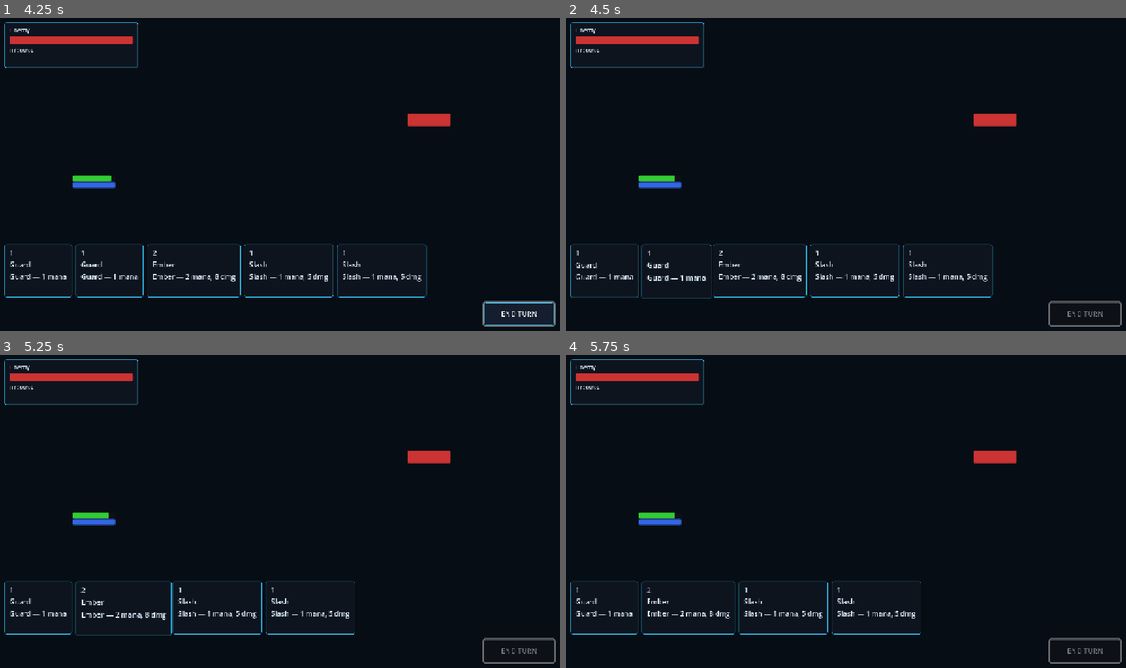
Above: before the commit, frames 1-4 (two rows, left to right).
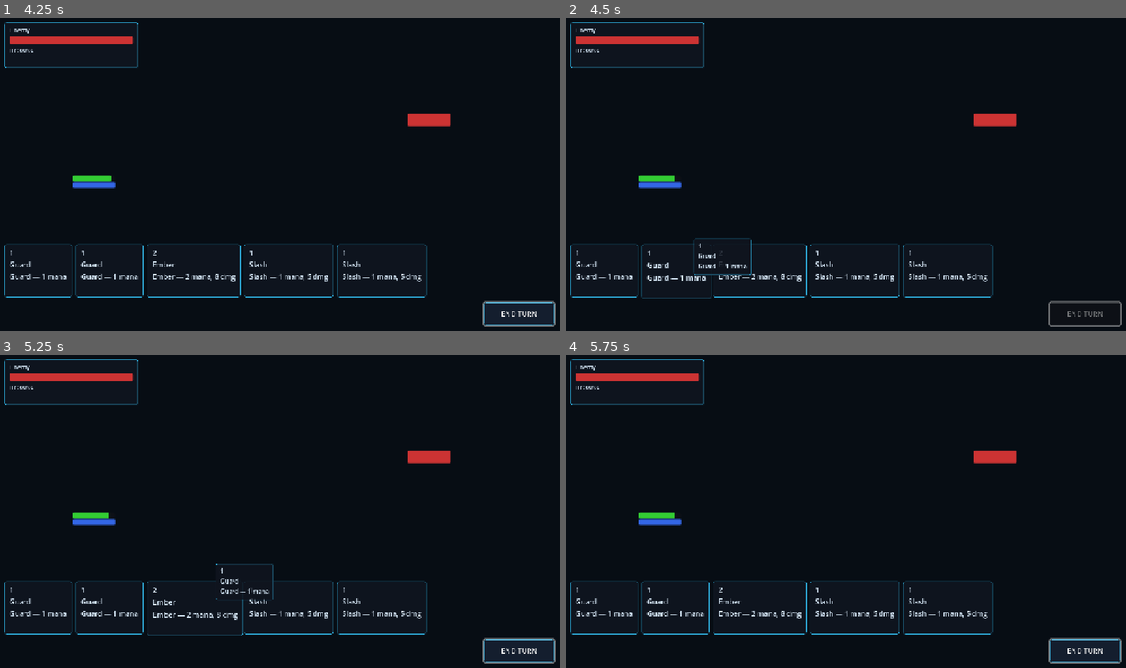
Above: after the commit, the same moments.

Repository: ruizeduardo8506/zero-g
Game: Godot game, scene res://scenes/combat/CombatScene.tscn
Two runs of this game, one before a commit and one after it. Both use one fixed random seed, a clock stepped at 60 frames per second and the inputs below.
Inputs (mouse positions are in pixels of both pictures, inside the frame that each line leads up to):
- Up to frame 1 (4.25 s): click "END TURN" at 0.5 s; tap Enter (ui_accept) at 1.25, 2.75 s; drag from (95, 199) to (431, 140) at 1.27 s; drag from (95, 180) to (431, 140) at 2.02 s; hold Right (ui_right) 2.78-3.5 s; hold Enter (ui_accept) 2.78-3.5 s; click (431, 140) at 2.92 s; drag from (431, 121) to (112, 127) at 3.52 s
- Up to frame 2 (4.5 s): tap Enter (ui_accept) at 4.25 s; drag from (605, 271) to (874, 174) at 4.27 s
- Up to frame 3 (5.25 s): drag from (112, 608) to (431, 477) at 5.02 s
- Up to frame 4 (5.75 s): no input

Frame 1 is identical in both runs. In frame 2, 0.4% of the frame differs, in the area x 0-34%, y 70-90%; in frame 3, 1.9%, in the area x 13-99%, y 66-99%; in frame 4, 1.5%.

Commit message:
Add InputManager plus drag-drop and controller card targeting.
Co-authored-by: Cursor <cursoragent@cursor.com>

Diff:
--- /dev/null
+++ b/autoloads/input_manager.gd
@@ -0,0 +1,43 @@
+extends Node
+
+## Detects active input device and notifies UI (PC / touch / Steam Deck).
+## Switch on first concrete event from the other family — not mouse motion alone.
+
+signal input_method_changed(using_controller: bool)
+
+@export var is_using_controller: bool = false
+
+## Ignore tiny stick noise so handheld drift does not flip modes.
+const JOY_MOTION_DEADZONE: float = 0.25
+
+
+func _input(event: InputEvent) -> void:
+	if _is_controller_event(event):
+		if not is_using_controller:
+			is_using_controller = true
+			print("Switched to Controller")
+			input_method_changed.emit(true)
+		return
+
+	if _is_pointer_or_keyboard_event(event):
+		if is_using_controller:
+			is_using_controller = false
+			print("Switched to Mouse/Touch")
+			input_method_changed.emit(false)
+
+
+func _is_controller_event(event: InputEvent) -> bool:
+	if event is InputEventJoypadButton:
+		return true
+	if event is InputEventJoypadMotion:
+		var motion: InputEventJoypadMotion = event
+		return absf(motion.axis_value) >= JOY_MOTION_DEADZONE
+	return false
+
+
+func _is_pointer_or_keyboard_event(event: InputEvent) -> bool:
+	return (
+		event is InputEventKey
+		or event is InputEventMouseButton
+		or event is InputEventScreenTouch
+	)
--- a/project.godot
+++ b/project.godot
@@ -23,6 +23,7 @@
 [autoload]
 
 EventBus="*res://scripts/autoload/event_bus.gd"
+InputManager="*res://autoloads/input_manager.gd"
 GameManager="*res://autoloads/game_manager.gd"
 InventoryManager="*res://autoloads/inventory_manager.gd"
 DeckManager="*res://autoloads/deck_manager.gd"
--- a/scripts/autoload/combat_state_machine.gd
+++ b/scripts/autoload/combat_state_machine.gd
@@ -2,6 +2,7 @@
 
 ## Global combat phase controller (autoload).
 ## Owns turn/phase flow, Fatigue → player entity, and card Action Resolution / targeting.
+## Mouse/touch: drag-drop resolves with a concrete target. Controller: cycle targets then confirm.
 
 const CombatEntityScript = preload("res://scripts/combat/combat_entity.gd")
 
@@ -33,8 +34,11 @@
 ## Phase-2 player CombatEntity registered by the combat scene / controller.
 var active_player_entity: Node2D = null
 
-## Card awaiting a clicked target during WAITING_FOR_TARGET.
+## Card awaiting a target during WAITING_FOR_TARGET.
 var pending_card: Resource = null
+## Controller targeting cycle.
+var valid_targets: Array[Node] = []
+var current_target_index: int = 0
 
 var _applying_fatigue: bool = false
 var _resolving_card: bool = false
@@ -54,19 +58,19 @@
 func start_combat() -> void:
 	turn_number = 0
 	is_player_turn = true
-	pending_card = null
+	_clear_targeting_state()
 	_transition_to(Phase.SETUP)
 
 
 func end_combat(victory: bool) -> void:
-	pending_card = null
+	_clear_targeting_state()
 	_transition_to(Phase.VICTORY if victory else Phase.DEFEAT)
 
 
 func begin_player_turn() -> void:
 	is_player_turn = true
 	turn_number += 1
-	pending_card = null
+	_clear_targeting_state()
 	_transition_to(Phase.TURN_START)
 
 
@@ -79,13 +83,13 @@
 
 
 func end_player_turn() -> void:
-	pending_card = null
+	_clear_targeting_state()
 	_transition_to(Phase.TURN_END)
 
 
 func begin_enemy_turn() -> void:
 	is_player_turn = false
-	pending_card = null
+	_clear_targeting_state()
 	_transition_to(Phase.ENEMY_TURN)
 
 
@@ -93,12 +97,35 @@
 	turn_number = 0
 	is_player_turn = true
 	active_player_entity = null
-	pending_card = null
+	_clear_targeting_state()
 	_transition_to(Phase.INACTIVE)
 
 
-## Card committed from hand — enter targeting instead of auto-resolving.
-func _on_card_played(card_data: Resource, _target: Node) -> void:
+func _input(event: InputEvent) -> void:
+	if current_phase != Phase.WAITING_FOR_TARGET:
+		return
+	if pending_card == null:
+		return
+
+	if event.is_action_pressed("ui_left"):
+		_cycle_target(-1)
+		get_viewport().set_input_as_handled()
+	elif event.is_action_pressed("ui_right"):
+		_cycle_target(1)
+		get_viewport().set_input_as_handled()
+	elif event.is_action_pressed("ui_accept"):
+		if valid_targets.is_empty():
+			return
+		var chosen: Node = valid_targets[current_target_index]
+		_resolve_card_on_target(chosen)
+		get_viewport().set_input_as_handled()
+	elif event.is_action_pressed("ui_cancel"):
+		_cancel_pending_card()
+		get_viewport().set_input_as_handled()
+
+
+## Card committed from hand.
+func _on_card_played(card_data: Resource, target: Node) -> void:
 	if _resolving_card:
 		return
 	if current_phase != Phase.PLAYER_MAIN:
@@ -106,20 +133,112 @@
 	if card_data == null:
 		return
 
+	# Controller: always enter explicit target cycling (ignore drag target).
+	if InputManager.is_using_controller:
+		_begin_controller_targeting(card_data)
+		return
+
+	# Mouse / touch: drag-drop provides the target and resolves immediately.
 	pending_card = card_data
+	if (
+		target != null
+		and is_instance_valid(target)
+		and target.has_method("take_damage")
+		and target.has_method("heal")
+	):
+		_transition_to(Phase.WAITING_FOR_TARGET)
+		_resolve_card_on_target(target)
+		return
+
+	# Fallback click-to-target (no drag).
 	_transition_to(Phase.WAITING_FOR_TARGET)
 	EventBus.targeting_started.emit(card_data)
-	var card_name: String = _resolve_card_name(card_data)
-	EventBus.combat_log.emit("Select a target for %s." % card_name)
-
-
-## Manual targeting — resolve pending card against the clicked combatant.
+	EventBus.combat_log.emit("Select a target for %s." % _resolve_card_name(card_data))
+
+
+func _begin_controller_targeting(card_data: Resource) -> void:
+	pending_card = card_data
+	_populate_valid_targets(card_data)
+	current_target_index = 0
+	_transition_to(Phase.WAITING_FOR_TARGET)
+	EventBus.targeting_started.emit(card_data)
+	if valid_targets.is_empty():
+		EventBus.combat_log.emit("No valid targets for %s." % _resolve_card_name(card_data))
+		_cancel_pending_card()
+		return
+	_emit_current_target_hovered()
+	EventBus.combat_log.emit(
+		"Targeting %s — D-pad to cycle, A/Confirm to cast, B/Cancel to abort."
+		% _resolve_card_name(card_data)
+	)
+
+
+func _populate_valid_targets(card_data: Resource) -> void:
+	valid_targets.clear()
+	var tree: SceneTree = get_tree()
+	if tree == null:
+		return
+	var group_name: String = ENEMIES_GROUP
+	if _is_healing_or_defensive_card(card_data):
+		group_name = PLAYER_GROUP
+	var nodes: Array[Node] = tree.get_nodes_in_group(group_name)
+	for node: Node in nodes:
+		if not is_instance_valid(node):
+			continue
+		if node.has_method("is_alive") and not bool(node.call("is_alive")):
+			continue
+		valid_targets.append(node)
+
+
+func _is_healing_or_defensive_card(card_data: Resource) -> bool:
+	return _resolve_card_heal(card_data) > 0
+
+
+func _cycle_target(direction: int) -> void:
+	if valid_targets.is_empty():
+		return
+	var size: int = valid_targets.size()
+	current_target_index = (current_target_index + direction) % size
+	if current_target_index < 0:
+		current_target_index += size
+	_emit_current_target_hovered()
+
+
+func _emit_current_target_hovered() -> void:
+	if valid_targets.is_empty():
+		return
+	if current_target_index < 0 or current_target_index >= valid_targets.size():
+		current_target_index = 0
+	var target: Node = valid_targets[current_target_index]
+	if is_instance_valid(target):
+		EventBus.target_hovered.emit(target)
+
+
+func _cancel_pending_card() -> void:
+	var cancelled: Resource = pending_card
+	_clear_targeting_state()
+	_transition_to(Phase.PLAYER_MAIN)
+	if cancelled != null:
+		EventBus.card_play_cancelled.emit(cancelled)
+		EventBus.combat_log.emit("Cancelled %s." % _resolve_card_name(cancelled))
+
+
+## Manual mouse/touch click targeting while WAITING_FOR_TARGET.
 func _on_entity_clicked(target: CombatEntity) -> void:
 	if current_phase != Phase.WAITING_FOR_TARGET:
 		return
 	if pending_card == null or target == null:
 		return
+	# Controller mode uses D-pad + ui_accept instead of free clicks.
+	if InputManager.is_using_controller:
+		return
+	_resolve_card_on_target(target)
+
+
+func _resolve_card_on_target(target: Node) -> void:
 	if _resolving_card:
+		return
+	if pending_card == null or target == null:
 		return
 
 	_resolving_card = true
@@ -135,28 +254,33 @@
 		print("Not enough mana!")
 		EventBus.combat_log.emit("Not enough mana!")
 		_resolving_card = false
-		pending_card = null
+		_clear_targeting_state()
 		_transition_to(Phase.PLAYER_MAIN)
 		return
 
-	# Keep ManaPool / HUD in sync with entity mana after spend.
 	if "current_mana" in player and "max_mana" in player:
 		EventBus.mana_updated.emit(int(player.get("current_mana")), int(player.get("max_mana")))
 
+	var target_id: String = str(target.get("entity_id")) if "entity_id" in target else target.name
 	var heal: int = _resolve_card_heal(card)
 	if heal > 0 and target.has_method("heal"):
-		target.heal(heal)
-		EventBus.combat_log.emit("Healed %s for %d HP." % [target.entity_id, heal])
+		target.call("heal", heal)
+		EventBus.combat_log.emit("Healed %s for %d HP." % [target_id, heal])
 
 	var damage: int = _resolve_card_damage(card)
 	if damage > 0 and target.has_method("take_damage"):
-		target.take_damage(damage)
-		EventBus.combat_log.emit("Dealt %d damage to %s." % [damage, target.entity_id])
-
+		target.call("take_damage", damage)
+		EventBus.combat_log.emit("Dealt %d damage to %s." % [damage, target_id])
+
+	_clear_targeting_state()
+	_resolving_card = false
+	_transition_to(Phase.PLAYER_MAIN)
+
+
+func _clear_targeting_state() -> void:
 	pending_card = null
-	_resolving_card = false
-	# Return to player turn (PLAYER_MAIN).
-	_transition_to(Phase.PLAYER_MAIN)
+	valid_targets.clear()
+	current_target_index = 0
 
 
 func _resolve_mana_cost(card_data: Resource, player: Node) -> int:
--- a/scripts/autoload/event_bus.gd
+++ b/scripts/autoload/event_bus.gd
@@ -12,6 +12,7 @@
 ## `target` is the combat Node chosen for the card; null when untargeted / pending.
 signal card_played(card: Resource, target: Node)
 signal targeting_started(card_data: Resource)
+signal card_play_cancelled(card: Resource)
 signal deck_shuffled()
 signal hand_discarded()
 signal hand_updated(hand: Array[CardData])
--- a/scripts/combat/combat_controller.gd
+++ b/scripts/combat/combat_controller.gd
@@ -16,6 +16,8 @@
 	player.mana.mana_changed.connect(_on_mana_changed)
 	player.deck.card_drawn.connect(_on_card_drawn)
 	player.deck.card_played.connect(_on_card_played)
+	EventBus.card_played.connect(_on_event_bus_card_played)
+	EventBus.card_play_cancelled.connect(_on_card_play_cancelled)
 
 
 func start_combat(deck_cards: Array[CardData]) -> void:
@@ -40,11 +42,30 @@
 	if player.deck.hand.find(card) < 0:
 		return false
 	EventBus.card_played.emit(card, null)
-	if not player.deck.play_card(card):
-		return false
+	# Hand consumption is handled in _on_event_bus_card_played.
+	return true
+
+
+func _on_event_bus_card_played(card: Resource, _target: Node) -> void:
+	if not (card is CardData):
+		return
+	var card_data: CardData = card as CardData
+	if player.deck.hand.find(card_data) < 0:
+		return
+	if not player.deck.play_card(card_data):
+		return
 	player.cards_played_this_turn += 1
-	# Mana is spent when a target is clicked (WAITING_FOR_TARGET → resolve).
-	return true
+
+
+func _on_card_play_cancelled(card: Resource) -> void:
+	if not (card is CardData):
+		return
+	var card_data: CardData = card as CardData
+	if not player.deck.return_card_to_hand(card_data):
+		return
+	player.cards_played_this_turn = maxi(0, player.cards_played_this_turn - 1)
+	# Re-spawn hand visual for the restored card.
+	EventBus.card_drawn.emit(card_data, player.display_name)
 
 
 func _can_afford_via_entity(card: CardData) -> bool:
--- a/scripts/deck/deck_manager.gd
+++ b/scripts/deck/deck_manager.gd
@@ -56,6 +56,18 @@
 	return true
 
 
+## Undo a play (e.g. controller targeting cancelled) — burn → hand.
+func return_card_to_hand(card: CardData) -> bool:
+	var index: int = burn_pile.find(card)
+	if index < 0:
+		return false
+	burn_pile.remove_at(index)
+	hand.append(card)
+	hand_changed.emit(hand)
+	_emit_pile_state()
+	return true
+
+
 func reshuffle_from_burn(apply_fatigue: bool = true) -> void:
 	if burn_pile.is_empty():
 		return
--- a/scripts/ui/card_visual.gd
+++ b/scripts/ui/card_visual.gd
@@ -2,9 +2,11 @@
 extends PanelContainer
 
 ## Single-card UI widget. Bind labels/background in the editor, then call setup().
+## Supports click-to-target and mouse/touch drag-and-drop onto EntityUI.
 
 const HOVER_SCALE := Vector2(1.08, 1.08)
 const HOVER_TWEEN_SEC: float = 0.12
+const DRAG_PREVIEW_SCALE := Vector2(0.85, 0.85)
 
 signal card_clicked(card_data: Resource)
 
@@ -40,17 +42,32 @@
 		description_label.text = _resolve_description(data)
 
 
+func _get_drag_data(_at_position: Vector2) -> Variant:
+	if card_data == null:
+		return null
+	var preview: Control = duplicate() as Control
+	if preview != null:
+		preview.scale = DRAG_PREVIEW_SCALE
+		preview.modulate = Color(1, 1, 1, 0.92)
+		preview.mouse_filter = Control.MOUSE_FILTER_IGNORE
+		set_drag_preview(preview)
+	return card_data
+
+
 func _gui_input(event: InputEvent) -> void:
 	if card_data == null:
 		return
+	# Click / tap selects card for manual targeting (drag uses _get_drag_data instead).
 	if event is InputEventMouseButton:
 		var mouse: InputEventMouseButton = event
-		if mouse.pressed and mouse.button_index == MOUSE_BUTTON_LEFT:
+		if not mouse.pressed and mouse.button_index == MOUSE_BUTTON_LEFT:
+			if get_viewport().gui_is_dragging():
+				return
 			card_clicked.emit(card_data)
 			accept_event()
 	elif event is InputEventScreenTouch:
 		var touch: InputEventScreenTouch = event
-		if touch.pressed:
+		if not touch.pressed and not get_viewport().gui_is_dragging():
 			card_clicked.emit(card_data)
 			accept_event()
 
--- a/scripts/ui/entity_ui.gd
+++ b/scripts/ui/entity_ui.gd
@@ -2,6 +2,7 @@
 extends Control
 
 ## Compact floating HP/MP bars bound to a single CombatEntity.
+## Also acts as a drag-and-drop target for CardVisual plays.
 
 const HEALTH_FILL := Color(0.2, 0.8, 0.2, 1.0)
 const MANA_FILL := Color(0.2, 0.4, 0.9, 1.0)
@@ -10,6 +11,8 @@
 @export var health_bar: ProgressBar
 @export var mana_bar: ProgressBar
 
+## Set in setup() — the CombatEntity this widget represents.
+var parent_entity: CombatEntity
 var _entity: CombatEntity
 
 
@@ -21,6 +24,7 @@
 
 func setup(entity: CombatEntity) -> void:
 	_disconnect_entity()
+	parent_entity = entity
 	_entity = entity
 	if _entity == null:
 		return
@@ -33,6 +37,20 @@
 	_apply_bar_colors()
 
 
+func _can_drop_data(_at_position: Vector2, data: Variant) -> bool:
+	if parent_entity == null or not is_instance_valid(parent_entity):
+		return false
+	if CombatStateMachine.current_phase != CombatStateMachine.Phase.PLAYER_MAIN:
+		return false
+	return data is Resource
+
+
+func _drop_data(_at_position: Vector2, data: Variant) -> void:
+	if parent_entity == null or not (data is Resource):
+		return
+	EventBus.card_played.emit(data as Resource, parent_entity)
+
+
 func _disconnect_entity() -> void:
 	if _entity == null:
 		return
@@ -41,6 +59,7 @@
 	if _entity.local_mana_changed.is_connected(_on_local_mana_changed):
 		_entity.local_mana_changed.disconnect(_on_local_mana_changed)
 	_entity = null
+	parent_entity = null
 
 
 func _on_local_health_changed(new_hp: int, max_hp: int) -> void:
Not shown, added: autoloads/input_manager.gd.uid
